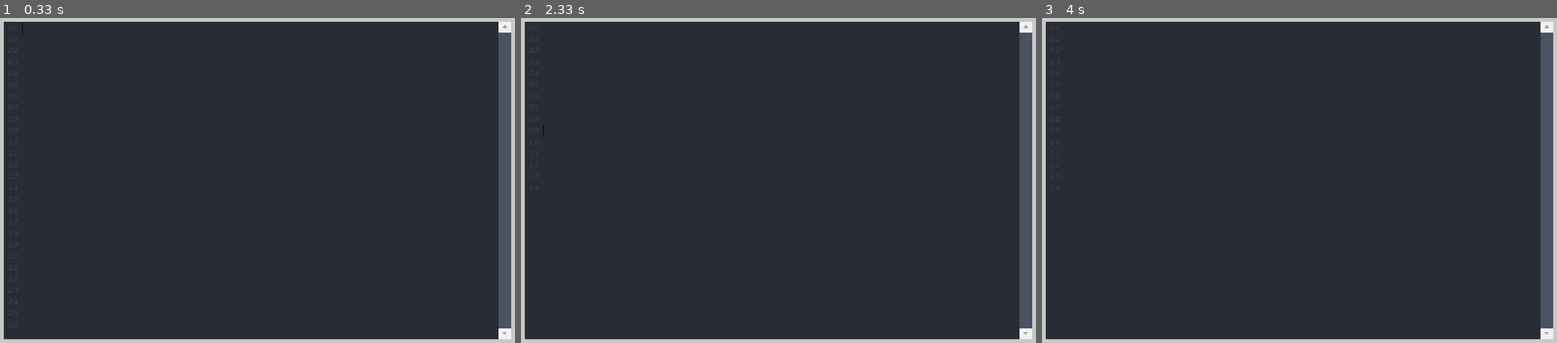
Above: before the commit, frames 1-3 (left to right).
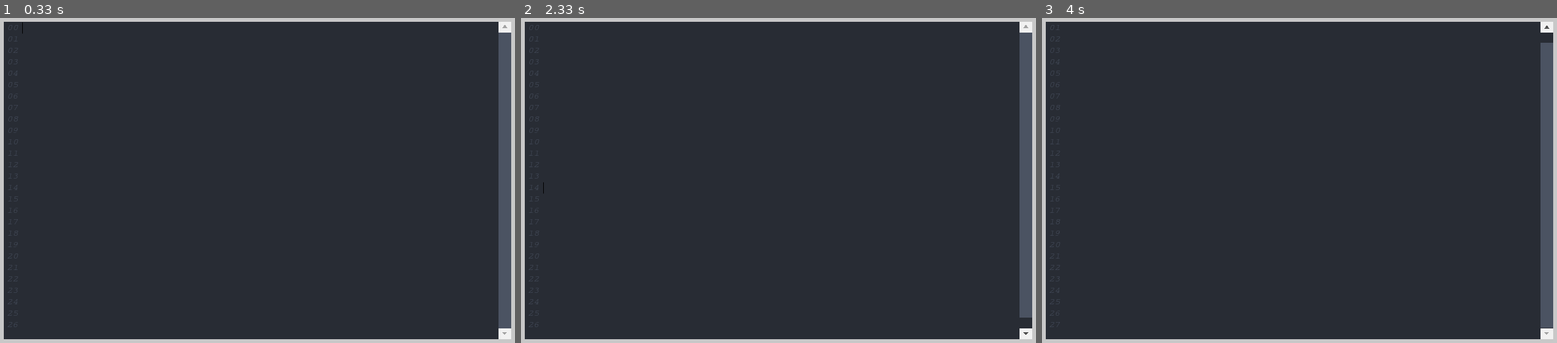
Above: after the commit, the same moments.

Repository: CribberSix/pygame-texteditor
Game: pygame game, started from how-to-use.py
The game is run twice, just before and just after one commit, with the same random seed, the same clock (stepped at 60 frames per second) and the same inputs.
Inputs (mouse positions are in pixels of both pictures, inside the frame that each line leads up to):
- Up to frame 1 (0.33 s): no input
- Up to frame 2 (2.33 s): hold Delete 0.33-0.8 s; hold Right 0.33-0.8 s; tap Backspace at 0.88 s; press the mouse at (644, 105) at 1.25 s; move the mouse to (608, 138) at 1.35 s; release the mouse at (572, 170) at 1.48 s; hold Backspace 1.55-2.02 s; hold Right 1.55-2.02 s; tap Space at 1.62, 1.92 s; tap Enter at 2.1 s
- Up to frame 3 (4 s): press the mouse at (1546, 333) at 2.47 s; move the mouse to (1335, 232) at 2.57 s; release the mouse at (1119, 131) at 2.7 s; press the mouse at (1546, 27) at 2.8 s; move the mouse to (1423, 174) at 2.9 s; release the mouse at (1304, 320) at 3.03 s; hold Right 3.1-3.57 s; tap Space at 3.17, 3.47 s; press the mouse at (1546, 333) at 3.63 s; move the mouse to (1371, 297) at 3.73 s; release the mouse at (1196, 258) at 3.87 s; hold Up from 3.93 s (still down)

Frame 1 is identical in both runs. In frame 2, 0.1% of the frame differs, in the area x 1-100%, y 33-98%; in frame 3, 0.1%, in the area x 1-100%, y 2-96%.

Commit message:
prep for key-input after dragged_finished

Diff:
--- a/pygametexteditor/_input_handling_keyboard.py
+++ b/pygametexteditor/_input_handling_keyboard.py
@@ -1,13 +1,35 @@
 import pygame
 
 
-def handle_input_with_highlight(self):
+def handle_input_with_highlight(self, input_key):
     if self.dragged_active:
         self.dragged_active = False
-        # TODO: if we type a letter / return / backspace / del we delete the marked area.
-        # TODO: if we type an arrow we jump in front of or at the backend of the area.
-        # print("Something with mouse dragging should be happening here.")
-        pass
+        print("Dragged_active + key: " + str(input_key))
+        if input_key in (pygame.K_DOWN, pygame.K_UP, pygame.K_RIGHT, pygame.K_LEFT):
+
+            # if left/right arrow ->  we jump in front of or at the backend of the area.
+            # TODO:    --------------------> arrow functions already implemented for this?
+            if input_key == pygame.K_DOWN:
+                pass  # we jump one line down from drag_end (if a line exists above, otherwise to the start of the line)
+            elif input_key == pygame.K_UP:
+                pass  # we jump one line up from drag_end (if a line exists below, otherwise to the end of the line)
+            elif input_key == pygame.K_RIGHT:
+                pass  # jump to drag_end if drag_start_line < drag_end_line; else drag_start
+            elif input_key == pygame.K_LEFT:
+                pass  # jump to drag_start if drag_start_line < drag_end_line; else drag_end
+            pass
+
+        elif input_key in (pygame.K_RSHIFT, pygame.K_LSHIFT, pygame.K_CAPSLOCK):
+            pass  # nothing happens (?)
+
+        # Are there oter keys which we have to take into account?
+
+        else:
+            # TODO: if we type a letter / return / backspace / del we delete the marked area.
+            # def delete_letter_to_end
+            # def delete_start_to_letter
+            # def delete_entire_line
+            pass
 
 
 def handle_keyboard_input(self, pygame_events):
@@ -17,13 +39,17 @@
     # Detect tapping/holding of the "DELETE" and "BACKSPACE" key
     pressed_keys = pygame.key.get_pressed()
     if pressed_keys[pygame.K_DELETE] and self.deleteCounter == 0:
-        self.handle_input_with_highlight()
-        self.handle_keyboard_delete()  # handle input
-        self.reset_text_area_to_caret()  # reset caret if necessary
+        if self.dragged_finished:
+            self.handle_input_with_highlight(pygame.K_DELETE)
+        else:
+            self.handle_keyboard_delete()  # handle input
+            self.reset_text_area_to_caret()  # reset caret if necessary
     if pressed_keys[pygame.K_BACKSPACE] and self.deleteCounter == 0:
-        self.handle_input_with_highlight()
-        self.handle_keyboard_backspace()  # handle input
-        self.reset_text_area_to_caret()  # reset caret if necessary
+        if self.dragged_finished:
+            self.handle_input_with_highlight(pygame.K_BACKSPACE)
+        else:
+            self.handle_keyboard_backspace()  # handle input
+            self.reset_text_area_to_caret()  # reset caret if necessary
 
     # ___ OTHER KEYS ___ #
     for event in pygame_events:
@@ -32,7 +58,7 @@
             pygame.quit()  # Fixes the bug that pygame takes up space in the RAM when game is just closed by sys.exit()
             exit()
         elif event.type == pygame.KEYDOWN:
-            self.handle_input_with_highlight()
+            self.handle_input_with_highlight(event.key)
             self.reset_text_area_to_caret()  # reset visual area to include line of caret if necessaryss
 
             key = pygame.key.name(event.key)  # Returns string id of pressed key.
